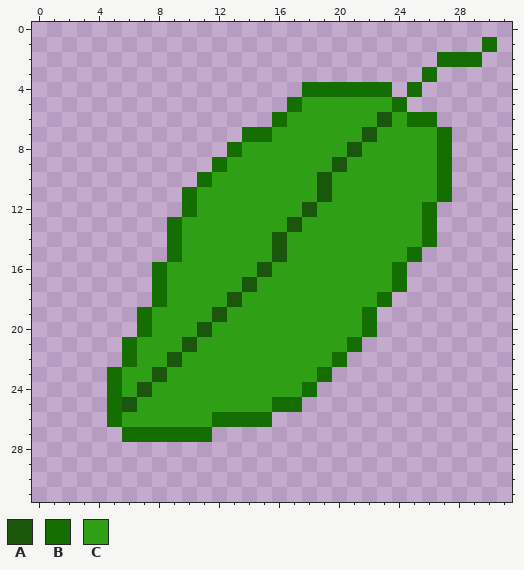
Edited in one commit: pixel-art sprite (bin/icon/icon.png). The picture above is the old version.
The file is 32x32 pixels.
Palette (. is transparent): A #1a570c  B #146e00  C #2fa015
Pixels before, first column x 5:
 1 .........................B
 2 ......................BBB.
 3 .....................B....
 4 .............BBBBBB.B.....
 5 ............BCCCCCCB......
 6 ...........BCCCCCCACBB....
 7 .........BBCCCCCCACCCCB...
 8 ........BCCCCCCCACCCCCB...
 9 .......BCCCCCCCACCCCCCB...
10 ......BCCCCCCCACCCCCCCB...
11 .....BCCCCCCCCACCCCCCCB...
12 .....BCCCCCCCACCCCCCCB....
13 ....BCCCCCCCACCCCCCCCB....
14 ....BCCCCCCACCCCCCCCCB....
15 ....BCCCCCCACCCCCCCCB.....
16 ...BCCCCCCACCCCCCCCB......
17 ...BCCCCCACCCCCCCCCB......
18 ...BCCCCACCCCCCCCCB.......
19 ..BCCCCACCCCCCCCCB........
20 ..BCCCACCCCCCCCCCB........
21 .BCCCACCCCCCCCCCB.........
22 .BCCACCCCCCCCCCB..........
23 BCCACCCCCCCCCCB...........
24 BCACCCCCCCCCCB............
25 BACCCCCCCCCBB.............
26 BCCCCCCBBBB...............
27 .BBBBBB...................
New version:
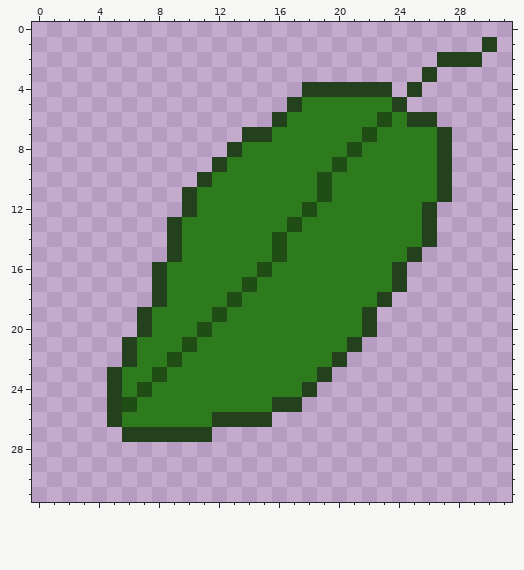
Difference:
colour A: #1a570c -> #204d15
colour B: #146e00 -> #23411c
colour C: #2fa015 -> #2e7b1d
Pixel boxes of the changes (left, top, right, bottom) in both pictures:
changed: (107, 37, 497, 442)
